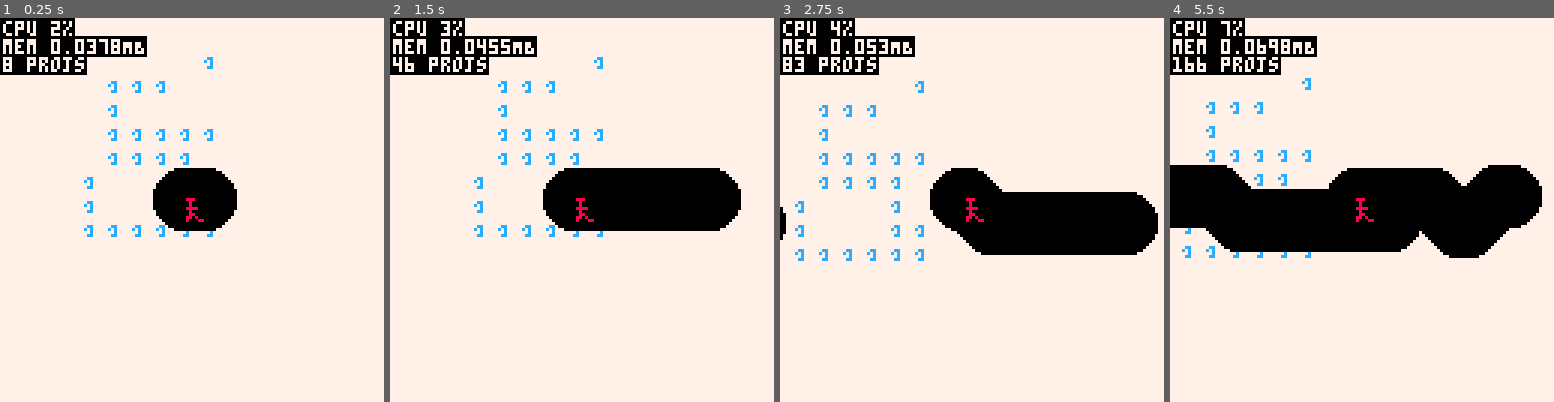
Above: before the commit, frames 1-4 (left to right).
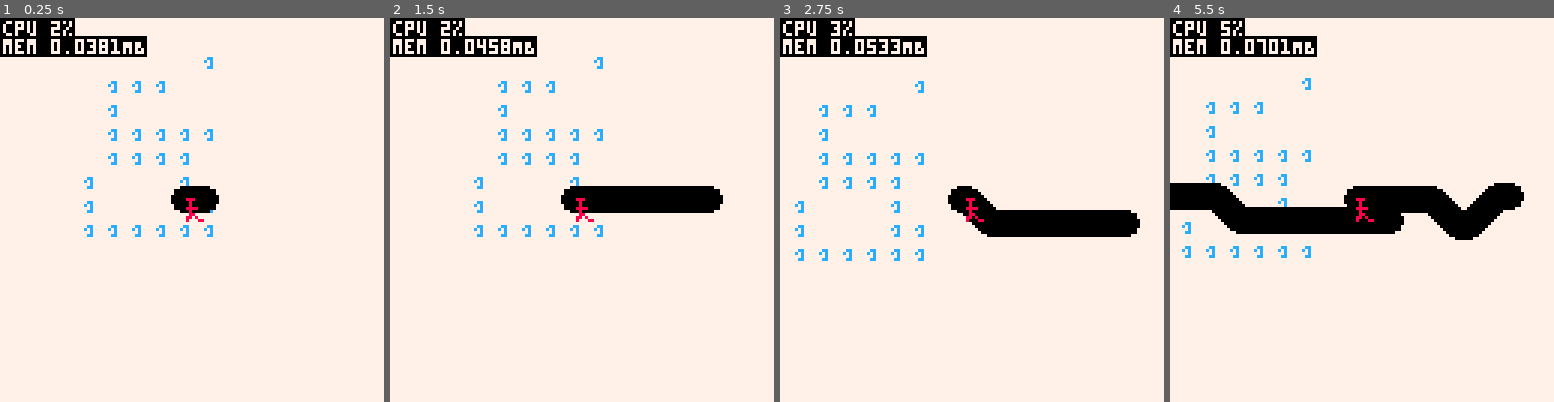
Above: after the commit, the same moments.

Repository: wsasaki01/bath-hack-2026
Game: PICO-8 cartridge bh26.p8
Two runs of this game, one before a commit and one after it. Both use one fixed random seed, a clock stepped at 60 frames per second and the inputs below.
Inputs:
- Up to frame 1 (0.25 s): no input
- Up to frame 2 (1.5 s): tap O (Z key) at 0.7 s
- Up to frame 3 (2.75 s): hold Right 1.6-2.1 s; tap O (Z key) at 1.7, 2.1, 2.5 s; hold Up 2.15-2.42 s; hold Right from 2.47 s (still down)
- Up to frame 4 (5.5 s): tap O (Z key) every 0.4 s from 2.9 to 5.3 s; release Right at 3.03 s; hold Left 3.08-3.58 s; hold Down 3.63-3.97 s; hold Right 4.02-4.68 s; hold Up 4.73-5.03 s; hold Left from 5.08 s (still down)

The runs differ from the first frame. In frame 1, 3.0% of the frame differs, in the area x 0-62%, y 5-56%; in frame 2, 5.8%; in frame 3, 7.1%; in frame 4, 11%, in the area x 0-97%, y 1-63%.

Commit message:
Improved debug printer

Diff:
--- a/draw.lua
+++ b/draw.lua
@@ -33,6 +33,14 @@
 	end
 
 	-- DEBUG: CPU and Mem usage
-	print("\#0cpu "..tostr(flr(stat(1)*100)).."%",1,1,7)
-	print("\#0mem "..tostr(stat(0)/1024).."MB")
+	debugs = {
+		"cpu "..tostr(flr(stat(1)*100)).."%",
+		"mem "..tostr(stat(0)/1024).."MB",
+	}
+
+	local i=0
+	for d in all(debugs) do
+		print("\#0"..d,1,1+i*6,7)
+		i+=1
+	end
 end
--- a/init.lua
+++ b/init.lua
@@ -29,7 +29,7 @@
 function init_game()
 	p = create_player()
 	items = {}
+	projs = {}
+	-- Add a new item to roster
 	add(items, create_item(0))
-	projs = {}
-	--add(projs, create_proj(10, 50, 0))
 end
--- a/output/draw_out.lua
+++ b/output/draw_out.lua
@@ -33,7 +33,14 @@
 	end
 
 
-	print("\#0cpu "..tostr(flr(stat(1)*100)).."%",1,1,7)
-	print("\#0mem "..tostr(stat(0)/1024).."MB")
-	print("\#0"..tostr(#projs).." projs")
+	debugs = {
+		"cpu "..tostr(flr(stat(1)*100)).."%",
+		"mem "..tostr(stat(0)/1024).."MB",
+	}
+
+	local i=0
+	for d in all(debugs) do
+		print("\#0"..d,1,1+i*6,7)
+		i+=1
+	end
 end
--- a/output/init_out.lua
+++ b/output/init_out.lua
@@ -29,7 +29,7 @@
 function init_game()
 	p = create_player()
 	items = {}
-	add(items, create_item(0))
 	projs = {}
 
+	add(items, create_item(0))
 end
--- a/output/projectiles_out.lua
+++ b/output/projectiles_out.lua
@@ -1,6 +1,6 @@
 
 proj_parent = {
-	size=10,
+	size=4,
 }
 
 function create_proj(x, y, type)
--- a/projectiles.lua
+++ b/projectiles.lua
@@ -1,6 +1,6 @@
 -- Parent class
 proj_parent = {
-	size=10,
+	size=4,
 }
 
 function create_proj(x, y, type)
